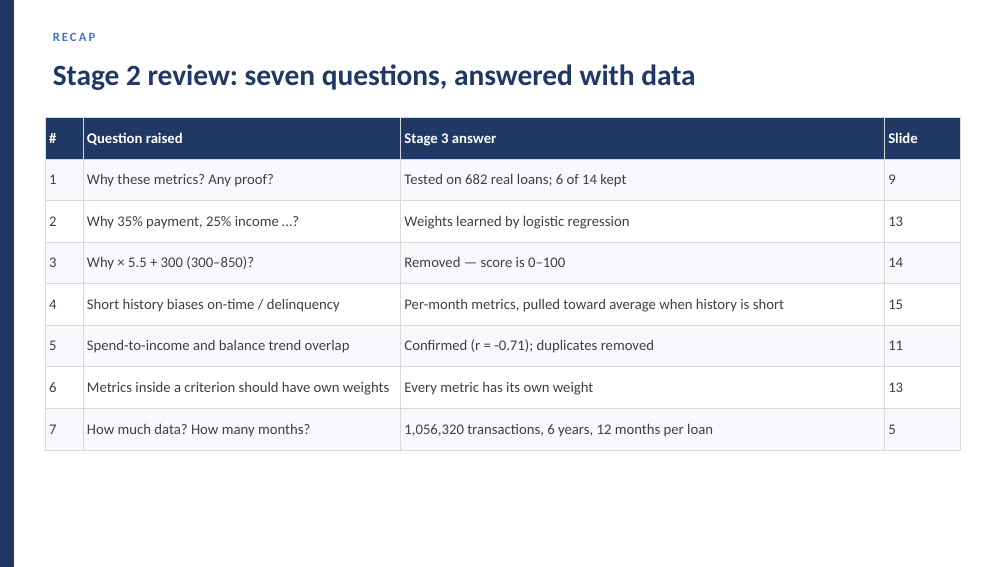
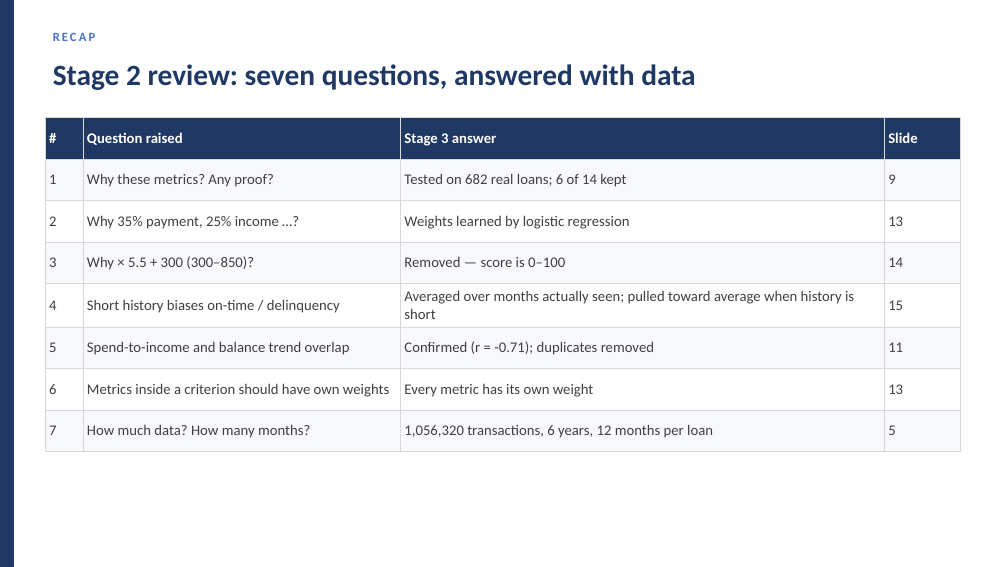
Before and after one commit to huotrithy/da-assignment-risk-scoring, a slide deck: slide 2 of docs/Stage3_Presentation.pptx. Drawn at 1008x567 pixels with LibreOffice and Linux fonts; fonts in the diff are those of the drawing. Boxes give left, top, right and bottom in pixels: in the first picture for what was removed or moved away, otherwise in the second. Text is boxed around its words. In the diff, an @@ line names an element or a change of style, - is before the commit and + after.

```diff
--- a/docs/Stage3_Presentation.pptx
+++ b/docs/Stage3_Presentation.pptx
@@ table at <box>45,117,960,442</box> @@
-row 5, column 3: Per-month metrics, pulled toward average when history is short
+row 5, column 3: Averaged over months actually seen; pulled toward average when history is short
```
Also in this commit, not shown: 8 other slides changed, 25 other files.
